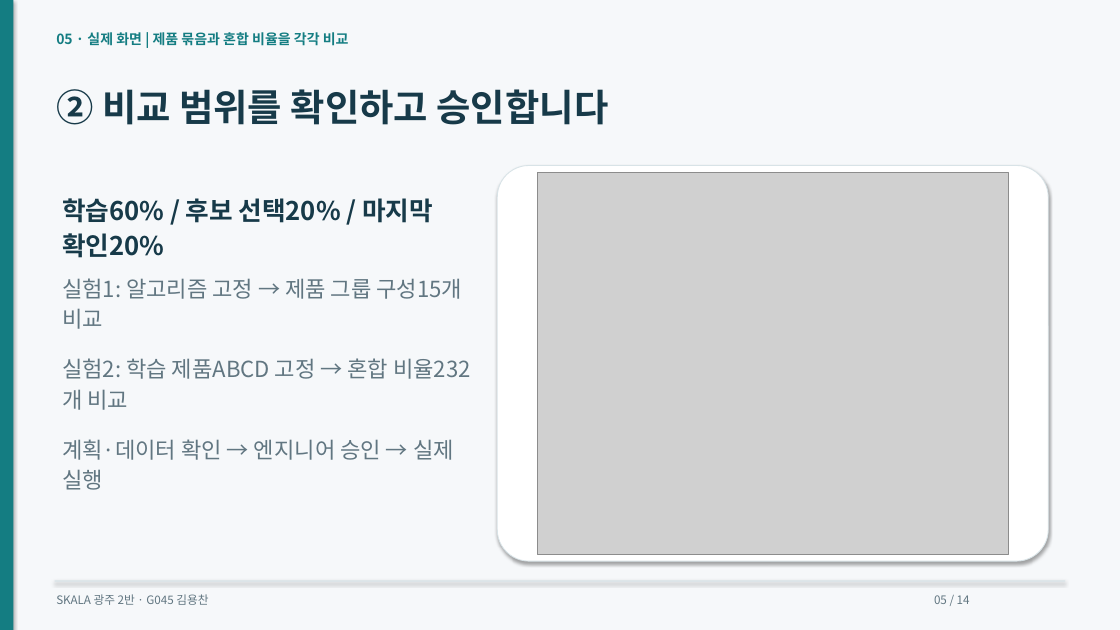
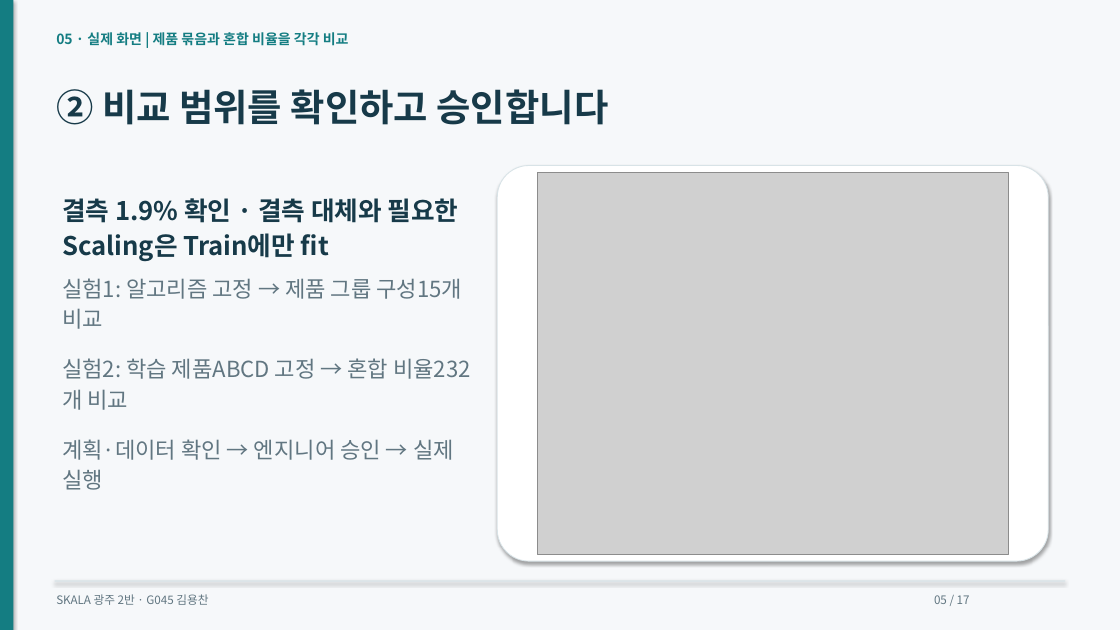
Before and after one commit to dragonchan95/Semiconductor-AI-Agent, a slide deck: slide 5 of docs/G045_Semiconductor_Agent.pptx. Drawn at 1120x630 pixels with LibreOffice and Linux fonts; fonts in the diff are those of the drawing; grey boxes stand for pictures. Boxes give left, top, right and bottom in pixels: in the first picture for what was removed or moved away, otherwise in the second. Text is boxed around its words. In the diff, an @@ line names an element or a change of style, - is before the commit and + after.

```diff
--- a/docs/G045_Semiconductor_Agent.pptx
+++ b/docs/G045_Semiconductor_Agent.pptx
@@ text at box(62, 198, 459, 262): text changed @@
-학습60% / 후보 선택20% / 마지막 확인20%
+결측 1.9% 확인 · 결측 대체와 필요한 Scaling은 Train에만 fit
@@ text at box(934, 595, 970, 604): text changed @@
-05 / 14
+05 / 17
```
Also in this commit, not shown: 13 other slides changed, 3 slides added, 26 other files.
